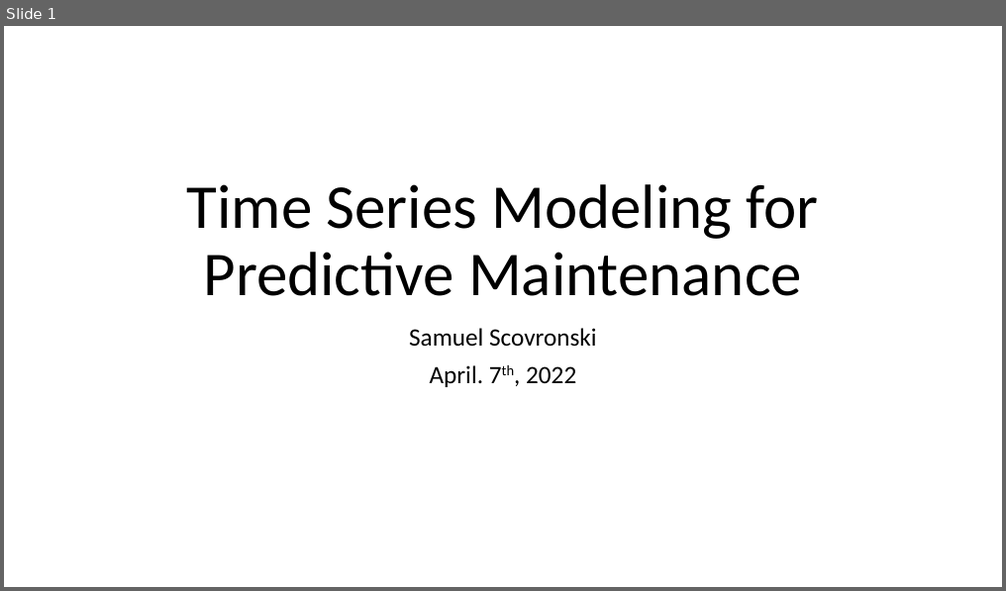
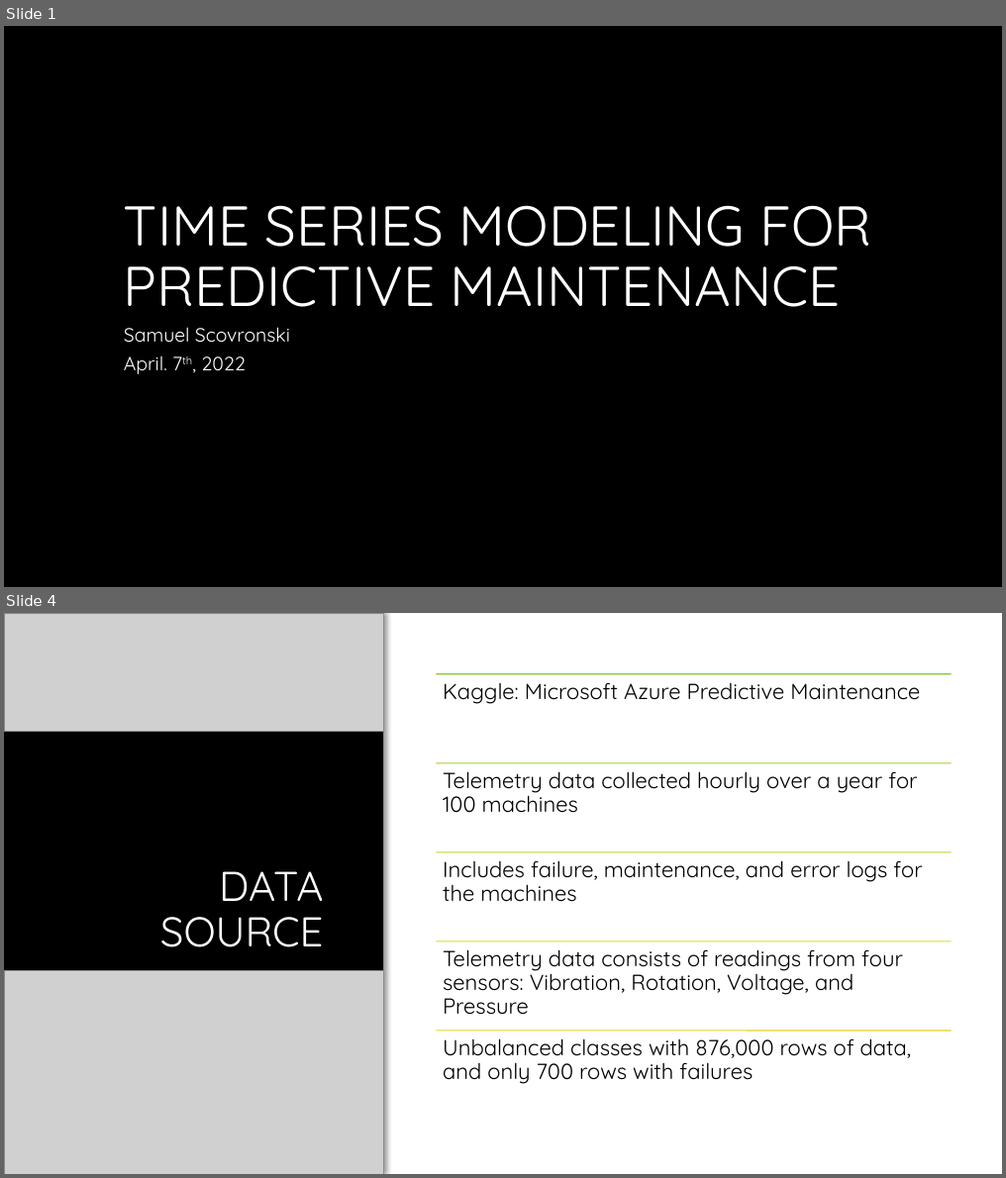
Before and after one commit to scosam/PredictiveMaintenance, a slide deck: reports/Capstone Project Presentation.pptx. Shown one above the other, each under a label of ours: slide 1 before the commit, slides 1 and 4 after it; the slides between them are not shown. The pictures are 1006x591 and 1006x1178 pixels, drawn with LibreOffice and Linux fonts; fonts in the diff are those of the drawing; grey boxes stand for pictures; background and template pictures are left out. Boxes give left, top, right and bottom in pixels: in the first picture for what was removed or moved away, otherwise in the second. Text is boxed around its words. In the diff, an @@ line names an element or a change of style, - is before the commit and + after.

```diff
--- a/reports/Capstone Project Presentation.pptx
+++ b/reports/Capstone Project Presentation.pptx
@@ slide 4 added at [4,613,1002,1174], background #FFFFFF @@
@@ rectangle added at [4,613,383,1174], fill #000000 @@
@@ picture added at [4,613,383,731] @@
@@ title added at [160,871,324,948], 40 pt, text #FFFFFF @@
+DATA SOURCE
@@ picture added at [4,970,383,1174] @@
@@ group added at [436,674,951,1084]: 5 lines, 5 texts @@
+Kaggle: Microsoft Azure Predictive Maintenance
+Telemetry data collected hourly over a year for 100 machines
+Includes failure, maintenance, and error logs for the machines
+Telemetry data consists of readings from four sensors: Vibration, Rotation, Voltage, and Pressure
+Unbalanced classes with 876,000 rows of data, and only 700 rows with failures
@@ slide 1 changed as well @@
@@ background #FFFFFF to #000000 @@
@@ title at [124,205,872,307]: text changed; size 60 to 54 pt; font Calibri to Quicksand; text colour #000000 to #FFFFFF @@
-Time Series Modeling for Predictive Maintenance
+TIME SERIES MODELING FOR PREDICTIVE MAINTENANCE
@@ subtitle "Samuel Scovronski": place and size @@
-subtitle "Samuel Scovronski" at [409,328,597,387]
+subtitle "Samuel Scovronski" at [124,327,290,374]
@@ subtitle "Samuel Scovronski" at [124,327,290,374]: size 24 to 18.5 pt, font Calibri to Quicksand, text colour #000000 to #FFFFFF; alignment centre to left; line spacing 0.9 to 0.8 @@
```
Also in this commit, not shown: 2 other slides changed, 10 other slides added, 3 slides removed, 4 other files.
